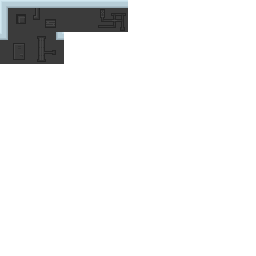
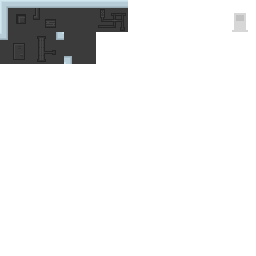
Layer changes from the first 256×256 image to the second:
added layer "Switch" above "Lab Floor" over [232, 13, 248, 32]
painted on "Lab Floor" over [64, 32, 96, 64]
